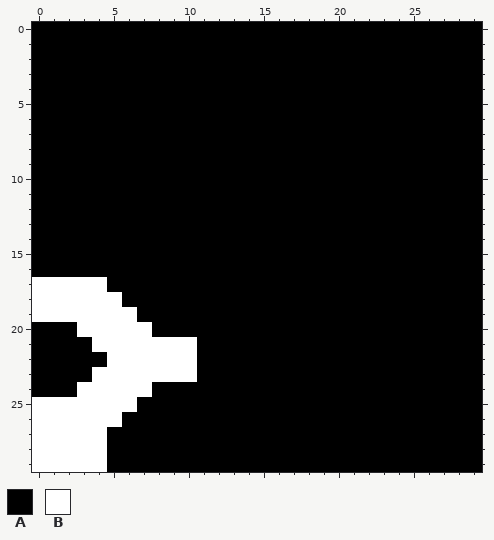
Pixel-art sprite -- Wolfenfels/Stages/stage.png. Above, as it was before the edit.
The file is 30x30 pixels.
Palette (. is transparent): A #000000  B #ffffff
Pixels before, first column x 0:
 0 AAAAAAAAAAAAAAAAAAAAAAAAAAAAAA
 1 AAAAAAAAAAAAAAAAAAAAAAAAAAAAAA
 2 AAAAAAAAAAAAAAAAAAAAAAAAAAAAAA
 3 AAAAAAAAAAAAAAAAAAAAAAAAAAAAAA
 4 AAAAAAAAAAAAAAAAAAAAAAAAAAAAAA
 5 AAAAAAAAAAAAAAAAAAAAAAAAAAAAAA
 6 AAAAAAAAAAAAAAAAAAAAAAAAAAAAAA
 7 AAAAAAAAAAAAAAAAAAAAAAAAAAAAAA
 8 AAAAAAAAAAAAAAAAAAAAAAAAAAAAAA
 9 AAAAAAAAAAAAAAAAAAAAAAAAAAAAAA
10 AAAAAAAAAAAAAAAAAAAAAAAAAAAAAA
11 AAAAAAAAAAAAAAAAAAAAAAAAAAAAAA
12 AAAAAAAAAAAAAAAAAAAAAAAAAAAAAA
13 AAAAAAAAAAAAAAAAAAAAAAAAAAAAAA
14 AAAAAAAAAAAAAAAAAAAAAAAAAAAAAA
15 AAAAAAAAAAAAAAAAAAAAAAAAAAAAAA
16 AAAAAAAAAAAAAAAAAAAAAAAAAAAAAA
17 BBBBBAAAAAAAAAAAAAAAAAAAAAAAAA
18 BBBBBBAAAAAAAAAAAAAAAAAAAAAAAA
19 BBBBBBBAAAAAAAAAAAAAAAAAAAAAAA
20 AAABBBBBAAAAAAAAAAAAAAAAAAAAAA
21 AAAABBBBBBBAAAAAAAAAAAAAAAAAAA
22 AAAAABBBBBBAAAAAAAAAAAAAAAAAAA
23 AAAABBBBBBBAAAAAAAAAAAAAAAAAAA
24 AAABBBBBAAAAAAAAAAAAAAAAAAAAAA
25 BBBBBBBAAAAAAAAAAAAAAAAAAAAAAA
26 BBBBBBAAAAAAAAAAAAAAAAAAAAAAAA
27 BBBBBAAAAAAAAAAAAAAAAAAAAAAAAA
28 BBBBBAAAAAAAAAAAAAAAAAAAAAAAAA
29 BBBBBAAAAAAAAAAAAAAAAAAAAAAAAA
After the commit:
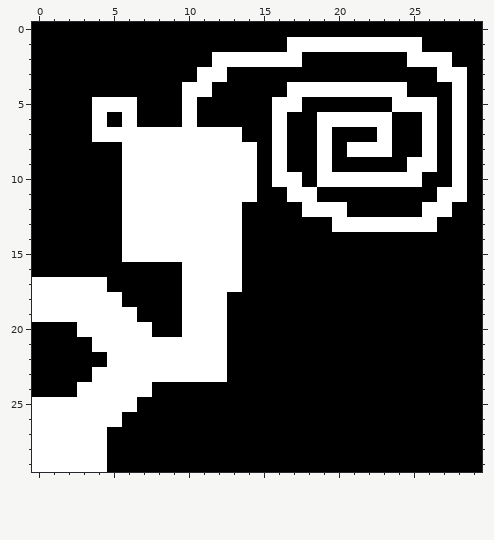
What changed:
y 1: x 17..25 AAAAAAAAA -> BBBBBBBBB
y 2: x 12..17 AAAAAA -> BBBBBB; x 25..27 AAA -> BBB
y 3: x 11..12 AA -> BB; x 27..28 AA -> BB
y 4: x 10..11 AA -> BB; x 17..24 AAAAAAAA -> BBBBBBBB; x 28 A -> B
y 5: x 4..6 AAA -> BBB; x 10 A -> B; x 16..17 AA -> BB; x 24..26 AAA -> BBB; x 28 A -> B
y 6: x 4 A -> B; x 6 A -> B; x 10 A -> B; x 16 A -> B; x 19..23 AAAAA -> BBBBB; x 26 A -> B; x 28 A -> B
y 7: x 4..13 AAAAAAAAAA -> BBBBBBBBBB; x 16 A -> B; x 19 A -> B; x 23 A -> B; x 26 A -> B; x 28 A -> B
y 8: x 6..14 AAAAAAAAA -> BBBBBBBBB; x 16 A -> B; x 19 A -> B; x 21..23 AAA -> BBB; x 26 A -> B; x 28 A -> B
y 9: x 6..14 AAAAAAAAA -> BBBBBBBBB; x 16 A -> B; x 19 A -> B; x 25..26 AA -> BB; x 28 A -> B
y 10: x 6..14 AAAAAAAAA -> BBBBBBBBB; x 16..17 AA -> BB; x 19..25 AAAAAAA -> BBBBBBB; x 28 A -> B
y 11: x 6..14 AAAAAAAAA -> BBBBBBBBB; x 17..18 AA -> BB; x 27..28 AA -> BB
y 12: x 6..13 AAAAAAAA -> BBBBBBBB; x 18..20 AAA -> BBB; x 26..27 AA -> BB
y 13: x 6..13 AAAAAAAA -> BBBBBBBB; x 20..26 AAAAAAA -> BBBBBBB
y 14..15: x 6..13 AAAAAAAA -> BBBBBBBB
y 16..17: x 10..13 AAAA -> BBBB
y 18..20: x 10..12 AAA -> BBB
y 21..23: x 11..12 AA -> BB
Changed places in both pictures, as pixel boxes (x1, y1, x2, y2):
changed: (92, 37, 467, 382)
